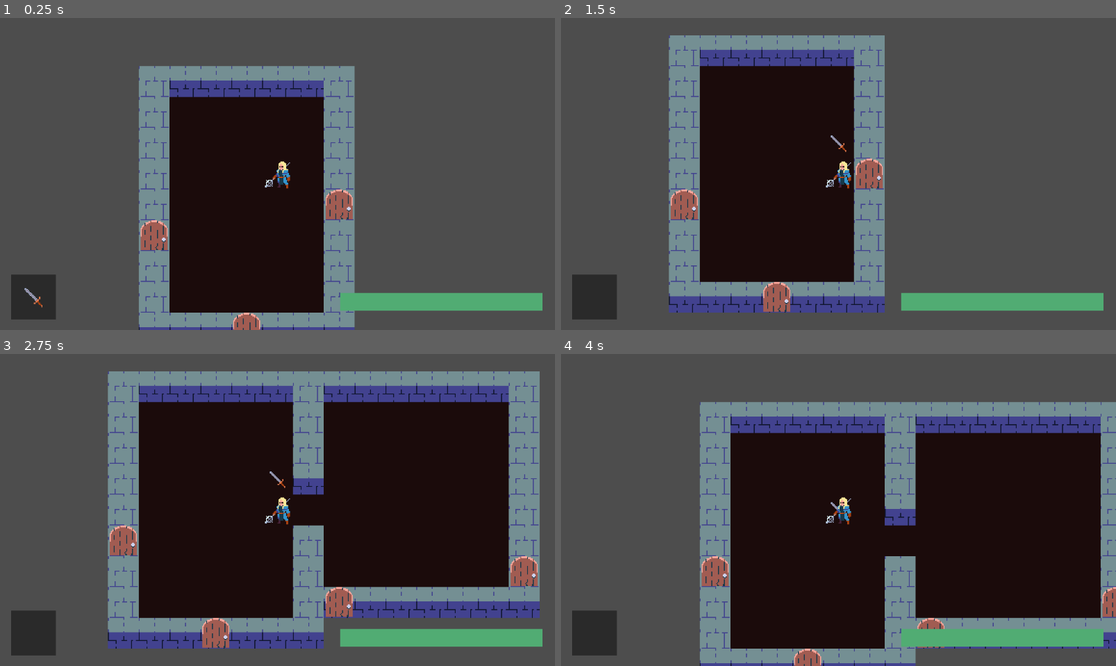
Above: before the commit, frames 1-4 (two rows, left to right).
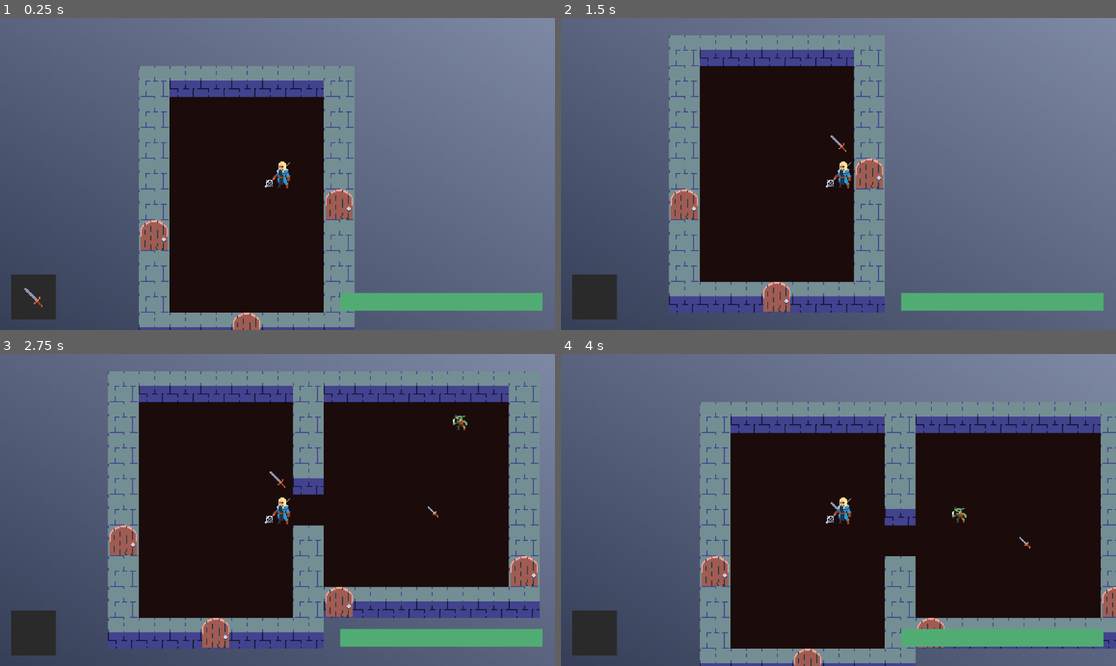
Above: after the commit, the same moments.

Repository: pryganss/TB-DCrawl
Game: Godot game, scene res://game.tscn
Two runs of this game, one before a commit and one after it. Both use one fixed random seed, a clock stepped at 60 frames per second and the inputs below.
Inputs:
- Up to frame 1 (0.25 s): no input
- Up to frame 2 (1.5 s): tap Enter at 0.5 s; hold D (move_right) 0.53-1.28 s; tap Q (drop) at 0.6 s; tap Space at 1.25 s; hold S (move_down) from 1.28 s (still down); tap E (grab) at 1.35 s
- Up to frame 3 (2.75 s): tap Enter at 2 s; release S (move_down) at 2.03 s; hold D (move_right) from 2.03 s (still down); tap Q (drop) at 2.1 s
- Up to frame 4 (4 s): tap Space at 2.75 s; release D (move_right) at 2.78 s; hold W (move_up) 2.78-3.53 s; tap E (grab) at 2.85 s; tap Enter at 3.5 s; hold A (move_left) from 3.53 s (still down); tap Q (drop) at 3.6 s

The runs differ from the first frame. In frame 1, 59% of the frame differs, in the area x 0-100%, y 0-100%; in frame 2, 57%; in frame 3, 27%; in frame 4, 33%.

Commit message:
add system to spawn entities in new rooms

Diff:
--- a/Assets/Entities/player_definition.tres
+++ b/Assets/Entities/player_definition.tres
@@ -16,7 +16,7 @@
 
 [sub_resource type="Resource" id="Resource_iv1rs"]
 script = ExtResource("3_y2o4j")
-max_hp = 5
+max_hp = 20
 level = 1
 metadata/_custom_type_script = "uid://cc8sm5ijawq7m"
 
--- a/Assets/Items/dagger_definition.tres
+++ b/Assets/Items/dagger_definition.tres
@@ -8,7 +8,7 @@
 [sub_resource type="Resource" id="Resource_hdhok"]
 script = ExtResource("2_2ix13")
 damage = Array[String](["1d4"])
-mod = 1
+mod = 0
 delay = 85
 metadata/_custom_type_script = "uid://dpy8seg2we2sy"
 
--- /dev/null
+++ b/Assets/MapGen/map_definition.tres
@@ -0,0 +1,35 @@
+[gd_resource type="Resource" script_class="MapDefinition" load_steps=13 format=3 uid="uid://ddbaxflw41ici"]
+
+[ext_resource type="Script" uid="uid://r0iqt0vhc8v1" path="res://src/MapGen/room_definition.gd" id="1_lsfte"]
+[ext_resource type="Script" uid="uid://b7urauaipbtpo" path="res://src/Entities/entity_definition.gd" id="2_btaov"]
+[ext_resource type="Script" uid="uid://bhm3bql3b201q" path="res://src/MapGen/map_definition.gd" id="2_uxa6t"]
+[ext_resource type="Resource" uid="uid://cslfjyxoponnu" path="res://Assets/Entities/Enemies/slime_definition.tres" id="3_btaov"]
+[ext_resource type="Resource" uid="uid://dtjl2trrdk5il" path="res://Assets/Entities/Enemies/goblin_definition.tres" id="4_3tu3c"]
+[ext_resource type="Script" uid="uid://cm66je2ta2wej" path="res://src/Entities/Components/Definitions/component_definition.gd" id="5_t1xci"]
+[ext_resource type="Resource" uid="uid://bjvo1nlhi1g0u" path="res://Assets/Items/dagger_definition.tres" id="6_hodp2"]
+[ext_resource type="Script" uid="uid://cvvmd65n8jknf" path="res://src/Entities/Components/Definitions/item_component_definition.gd" id="7_72k7e"]
+
+[sub_resource type="Resource" id="Resource_whrd8"]
+script = ExtResource("1_lsfte")
+features = Array[ExtResource("2_btaov")]([ExtResource("3_btaov"), ExtResource("3_btaov")])
+metadata/_custom_type_script = "uid://r0iqt0vhc8v1"
+
+[sub_resource type="Resource" id="Resource_d2dis"]
+script = ExtResource("7_72k7e")
+item_definition = ExtResource("6_hodp2")
+metadata/_custom_type_script = "uid://cvvmd65n8jknf"
+
+[sub_resource type="Resource" id="Resource_f6drv"]
+script = ExtResource("2_btaov")
+blocker = false
+components = Array[ExtResource("5_t1xci")]([SubResource("Resource_d2dis")])
+metadata/_custom_type_script = "uid://b7urauaipbtpo"
+
+[sub_resource type="Resource" id="Resource_k6w2r"]
+script = ExtResource("1_lsfte")
+features = Array[ExtResource("2_btaov")]([ExtResource("4_3tu3c"), SubResource("Resource_f6drv")])
+metadata/_custom_type_script = "uid://r0iqt0vhc8v1"
+
+[resource]
+script = ExtResource("2_uxa6t")
+room_types = Array[ExtResource("1_lsfte")]([SubResource("Resource_whrd8"), SubResource("Resource_k6w2r")])
--- a/game.tscn
+++ b/game.tscn
@@ -6,8 +6,23 @@
 [ext_resource type="Script" uid="uid://cxu2x65ria13m" path="res://src/event_handler.gd" id="3_feb5d"]
 [ext_resource type="PackedScene" uid="uid://cjj65xjfefnqx" path="res://src/ui.tscn" id="4_fc0e3"]
 
+[sub_resource type="Gradient" id="Gradient_7jktm"]
+colors = PackedColorArray(0.215207, 0.248285, 0.348273, 1, 0.494053, 0.536173, 0.641105, 1)
+
+[sub_resource type="GradientTexture2D" id="GradientTexture2D_ryrav"]
+gradient = SubResource("Gradient_7jktm")
+fill_from = Vector2(0, 1)
+
 [node name="GameManager" type="Node2D"]
 script = ExtResource("1_80nbo")
+
+[node name="Background" type="CanvasLayer" parent="."]
+layer = -1
+
+[node name="TextureRect" type="TextureRect" parent="Background"]
+offset_right = 1156.0
+offset_bottom = 653.0
+texture = SubResource("GradientTexture2D_ryrav")
 
 [node name="Map" type="TileMapLayer" parent="."]
 z_index = -2
--- a/src/Entities/Components/door_component.gd
+++ b/src/Entities/Components/door_component.gd
@@ -12,7 +12,9 @@
 func open_door():
 	if not room.placed:
 		for door in room.draw_room(Map.game_map):
-			Map.entities.add_child(door)
+			Map.add_entity.call(door)
+		for new_entity in MapGen.new_room(room):
+			Map.add_entity.call(new_entity)
 
 	Map.erase_auto_tile(entity.grid_position)
 	Map.game_map.set_cell(entity.grid_position, 0, Map.TILES["FLOOR"])
--- /dev/null
+++ b/src/MapGen/map_definition.gd
@@ -0,0 +1,4 @@
+class_name MapDefinition
+extends Resource
+
+@export var room_types: Array[RoomDefinition]
--- a/src/MapGen/map_gen.gd
+++ b/src/MapGen/map_gen.gd
@@ -1,6 +1,7 @@
 class_name MapGen
 extends Object
 
+const map_definition = preload("res://Assets/MapGen/map_definition.tres")
 const player_definition = preload("res://Assets/Entities/player_definition.tres")
 
 const MIN_ROOM_SIZE = Vector2i(6, 5)
@@ -19,6 +20,8 @@
 
 	setup_pathfinding()
 
+	Map.remaining_rooms = 5
+
 	var root_room = MapLeaf.new(Vector2i(), Map.MAP_SIZE)
 	root_room.split(Map.remaining_rooms)
 	Map.rooms = root_room.get_leaves()
@@ -34,3 +37,25 @@
 		randi_range(starting_room.grid_position.x, starting_room.grid_position.x + starting_room.size.x - 2),
 		randi_range(starting_room.grid_position.y, starting_room.grid_position.y + starting_room.size.y - 2)
 		))
+
+static func new_room(room: MapLeaf) -> Array[Entity]:
+	var entities: Array[Entity] = []
+
+	var room_entities: Array[EntityDefinition] = map_definition.room_types.pick_random().features
+	var open_tiles: Array[Vector2i] = []
+
+	for x in range(room.grid_position.x, room.grid_position.x + room.size.x - 1):
+		for y in range(room.grid_position.y, room.grid_position.y + room.size.y - 1):
+			open_tiles += [Vector2i(x, y)]
+
+	while open_tiles && room_entities:
+		var tile = open_tiles.pick_random()
+		var entity = room_entities.pick_random()
+
+		open_tiles.erase(tile)
+		room_entities.erase(entity)
+
+		entities += [Entity.new(entity, tile)]
+
+	print(entities)
+	return entities
--- /dev/null
+++ b/src/MapGen/room_definition.gd
@@ -0,0 +1,4 @@
+class_name RoomDefinition
+extends Resource
+
+@export var features: Array[EntityDefinition]
--- a/src/game_manager.gd
+++ b/src/game_manager.gd
@@ -15,6 +15,7 @@
 func _ready():
 	Map.game_map = game_map
 	Map.entities = entities
+	Map.add_entity = Callable(self, "add_entity")
 
 	player = MapGen.generate_map()
 	initiative[100] = player
@@ -61,8 +62,9 @@
 	if initiative.find_key(entity): initiative.erase(initiative.find_key(entity))
 	entity.queue_free()
 
-func add_actor(entity: Entity):
+func add_entity(entity: Entity):
 	entities.add_child(entity)
+	print(entity)
 
 	var fighter_component = entity.components.get(cpnt.FIGHTER) as FighterComponent
 	if fighter_component:
--- a/src/map.gd
+++ b/src/map.gd
@@ -4,6 +4,8 @@
 	"FLOOR": Vector2i(0, 11),
 	}
 const MAP_SIZE = Vector2i(25, 25)
+
+var add_entity: Callable
 
 var remaining_rooms: int = 5
 
Not shown: 1 places in game.tscn that only renumber resources
Not shown, added: src/MapGen/map_definition.gd.uid
Not shown, added: src/MapGen/room_definition.gd.uid
